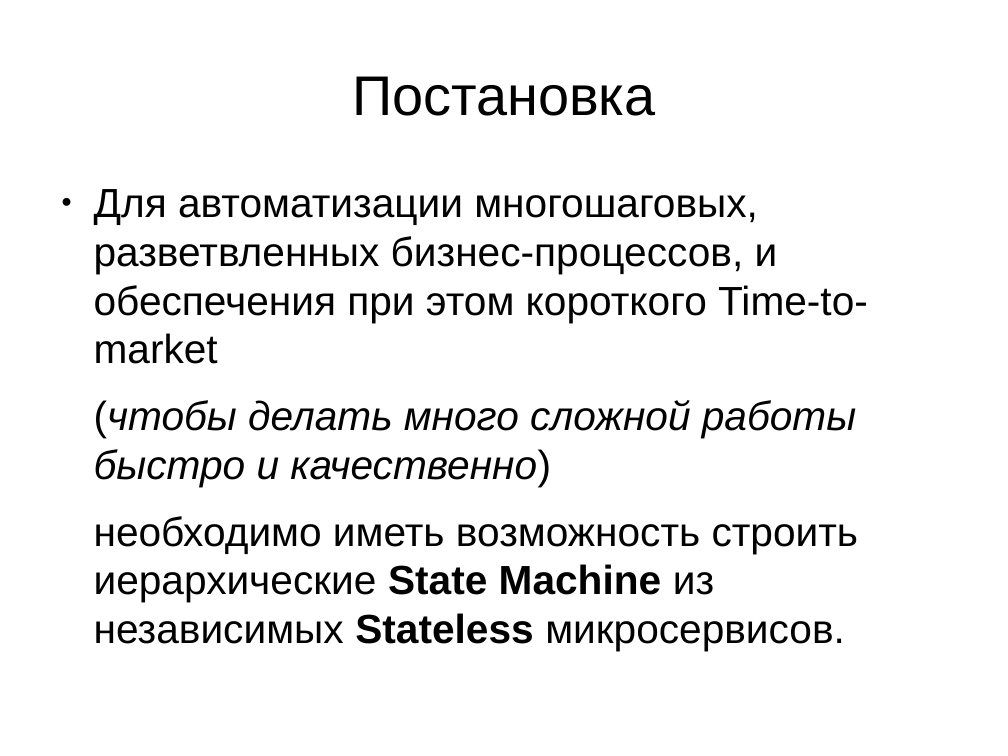
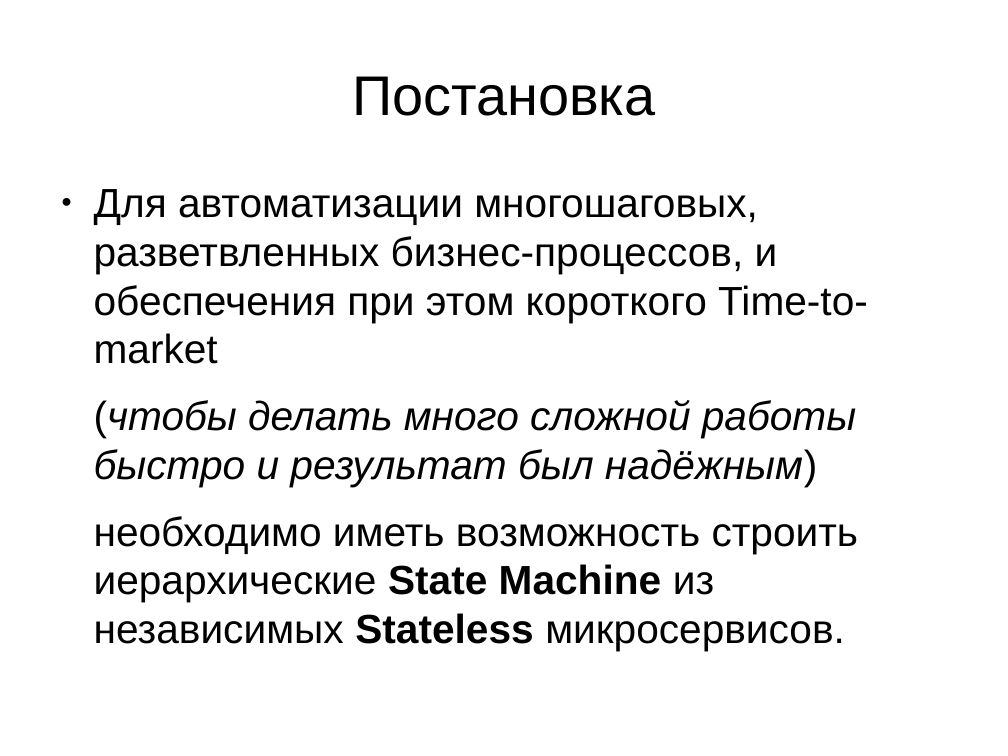
Before and after one commit to krieven/Stacker, a slide deck: slide 4 of conception/presentation1.odp. Drawn at 1008x756 pixels with LibreOffice and Linux fonts; fonts in the diff are those of the drawing. Boxes give left, top, right and bottom in pixels: in the first picture for what was removed or moved away, otherwise in the second. Text is boxed around its words. In the diff, an @@ line names an element or a change of style, - is before the commit and + after.

```diff
--- a/conception/presentation1.odp
+++ b/conception/presentation1.odp
@@ text at (94, 400, 856, 487): text changed @@
-(чтобы делать много сложной работы быстро и качественно)
+(чтобы делать много сложной работы быстро и результат был надёжным)
```
Also in this commit, not shown: 9 other slides changed, 3 slides added, 20 other files.
